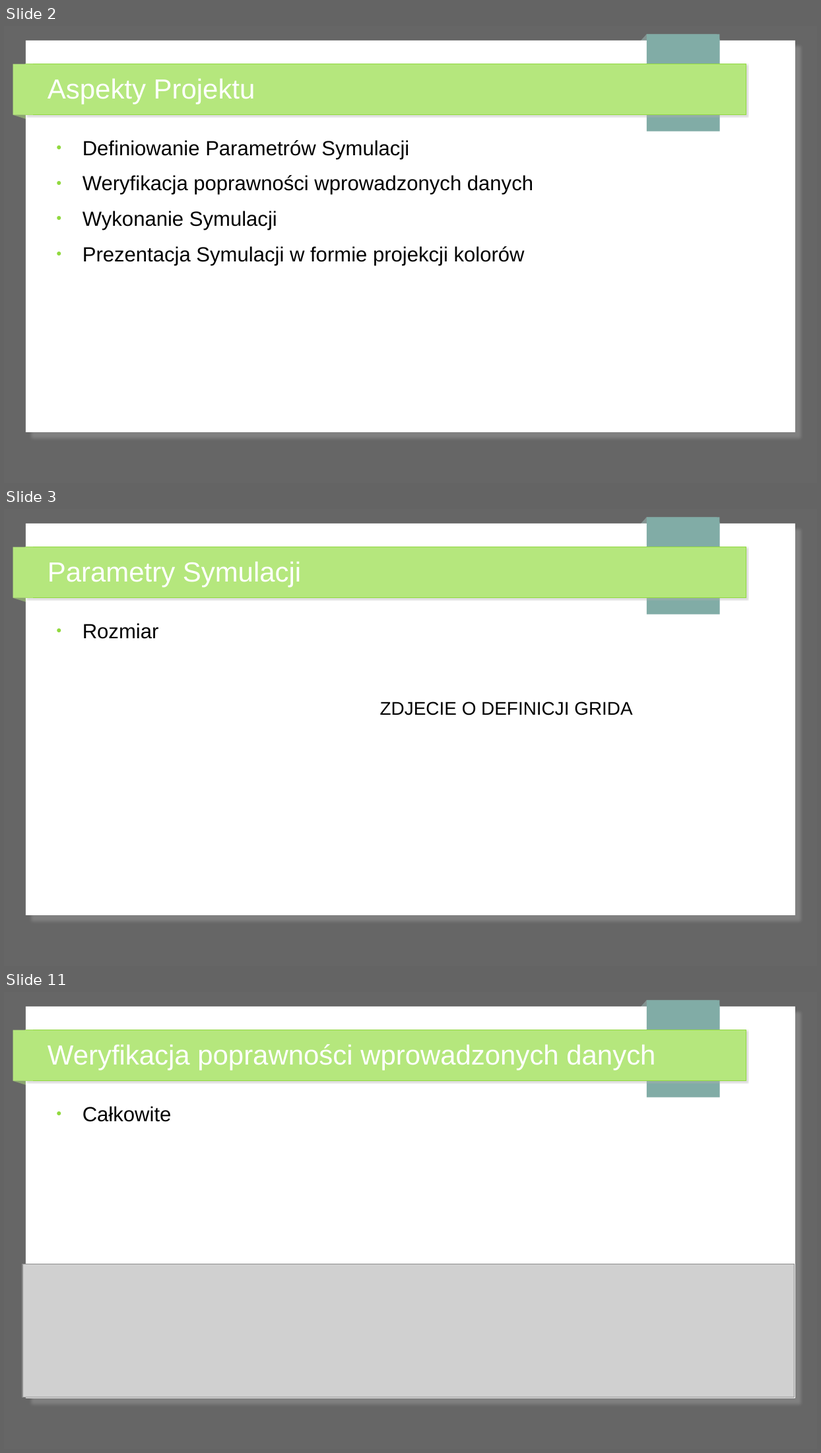
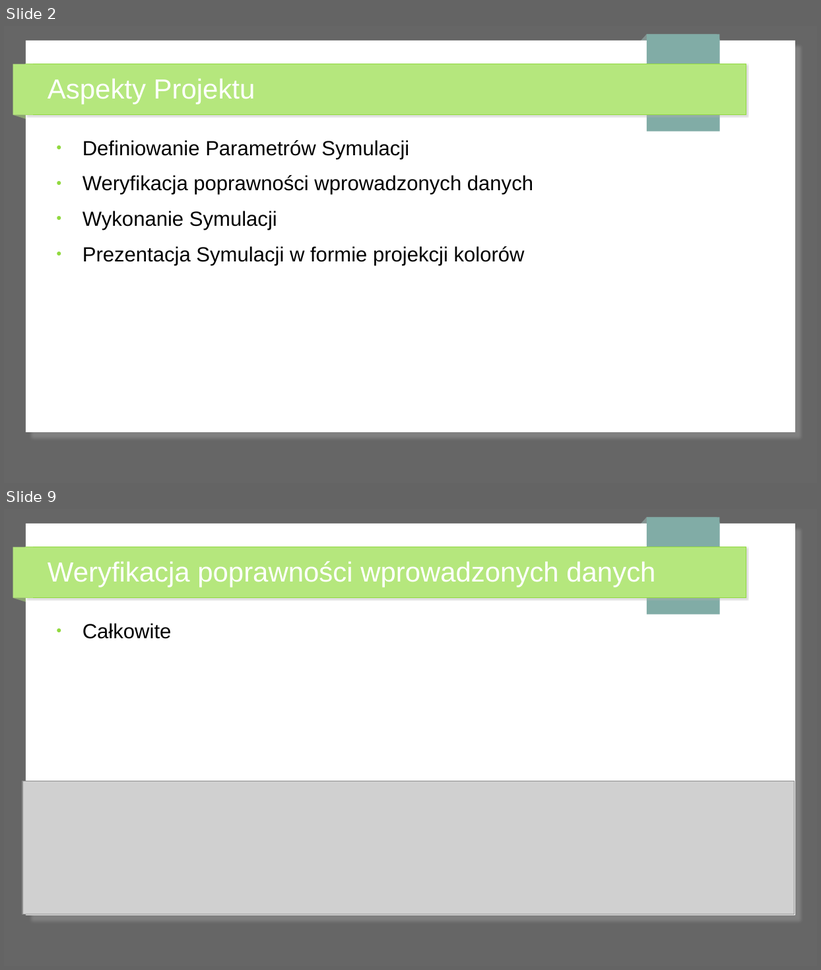
Before and after one commit to Kac-S/symulacja_pozaru_lasu, a slide deck: prezentacja_las.odp. Shown one above the other, each under a label of ours: slides 2, 3 and 11 before the commit, slides 2 and 9 after it; the slides between them are not shown. The pictures are 821x1453 and 821x970 pixels, drawn with LibreOffice and Linux fonts; fonts in the diff are those of the drawing; grey boxes stand for pictures. Boxes give left, top, right and bottom in pixels: in the first picture for what was removed or moved away, otherwise in the second. Text is boxed around its words. In the diff, an @@ line names an element or a change of style, - is before the commit and + after.

```diff
--- a/prezentacja_las.odp
+++ b/prezentacja_las.odp
@@ slide 3 removed at (4,509,817,966), background #666666; not listed: 7 template elements that a slide beside it also shows @@
@@ title removed at (48,561,301,587) @@
-Parametry Symulacji
@@ text removed at (83,623,159,639) @@
-● Rozmiar
@@ text removed at (380,702,632,716) @@
-ZDJECIE O DEFINICJI GRIDA
@@ what was slide 11 is now slide 9 @@
```
Also in this commit, not shown: 7 slides changed, 2 other slides removed, 3 other files.
